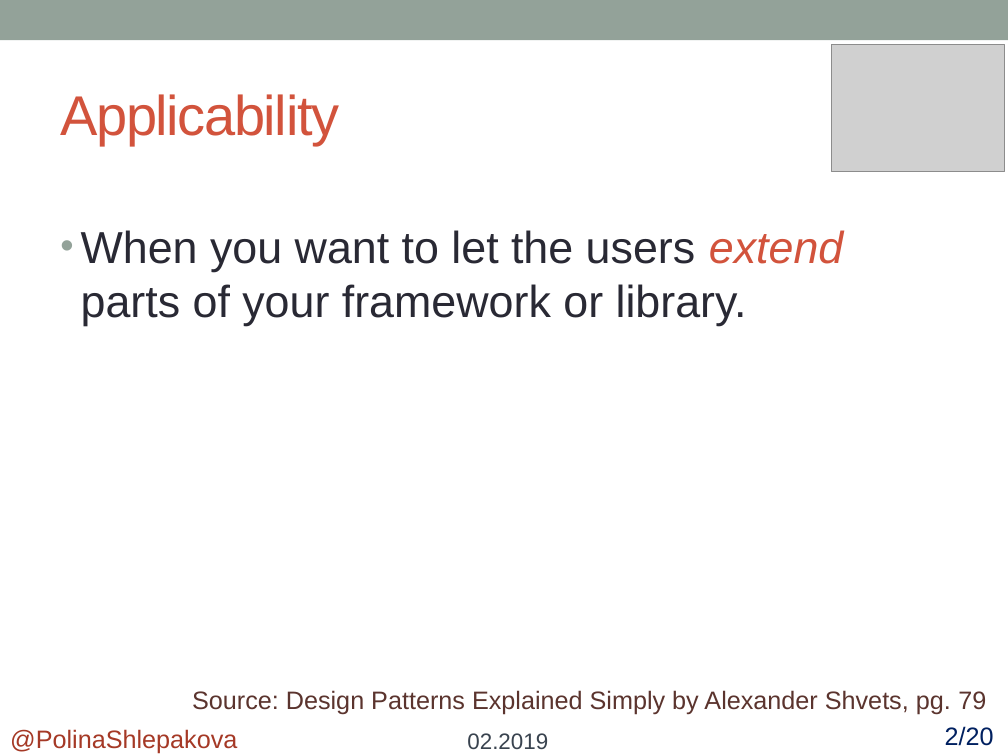
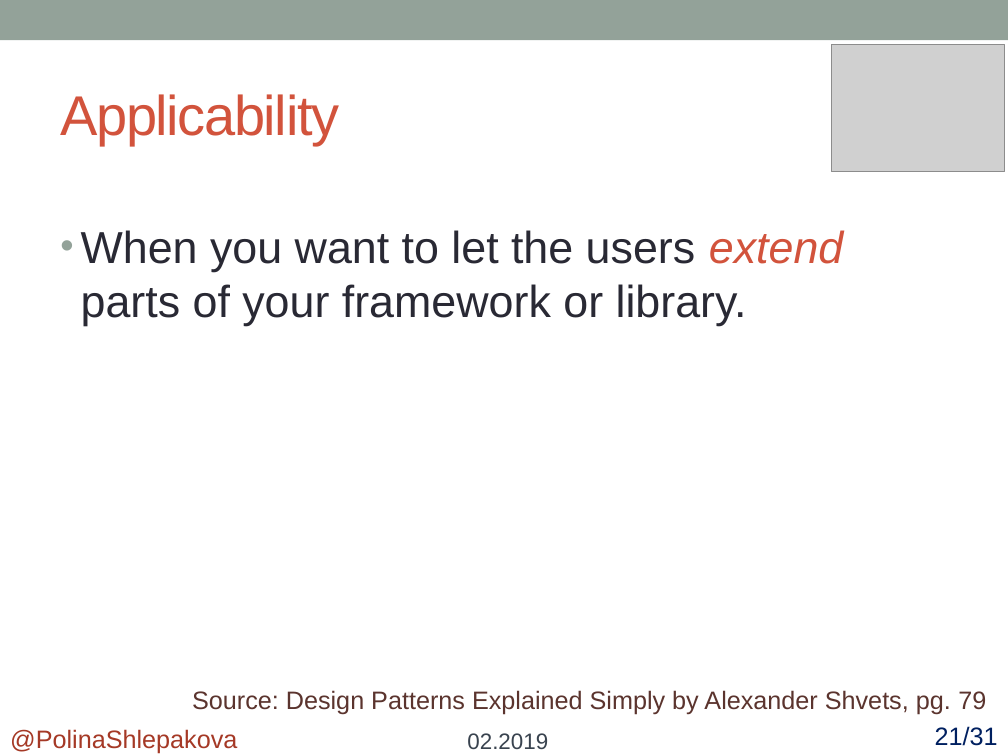
Before and after one commit to polykross/FactoryMethod-Facade, a slide deck: slide 21 of FactoryMethod/Presentation/FactoryMethod.pptx. Drawn at 1008x756 pixels with LibreOffice and Linux fonts; fonts in the diff are those of the drawing; grey boxes stand for pictures. Boxes give left, top, right and bottom in pixels: in the first picture for what was removed or moved away, otherwise in the second. Text is boxed around its words. In the diff, an @@ line names an element or a change of style, - is before the commit and + after.

```diff
--- a/FactoryMethod/Presentation/FactoryMethod.pptx
+++ b/FactoryMethod/Presentation/FactoryMethod.pptx
@@ text added at <box>935,726,998,746</box>, 18 pt, text #002060 @@
+21/31
@@ text removed at <box>945,726,994,746</box> @@
-2/20
```
Also in this commit, not shown: 29 other slides changed, 1 other file.
